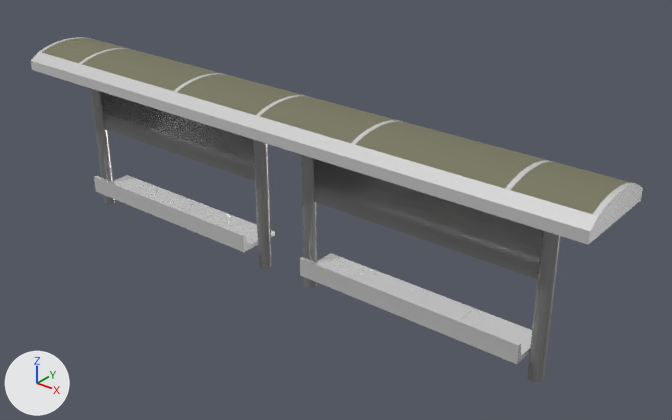
The FBX model Assets/FBX/ParadaBus/ParadaBus.fbx: old version first, new version second.
Both versions are drawn from a 50 mm camera at (11.79, -13.06, 10.07) aimed at (0.92, 0.52, 1.65). Every picture has the same lights, and +X, +Y and +Z are marked at lower left.

Names of what the first picture shows: 'ParadaBus'.
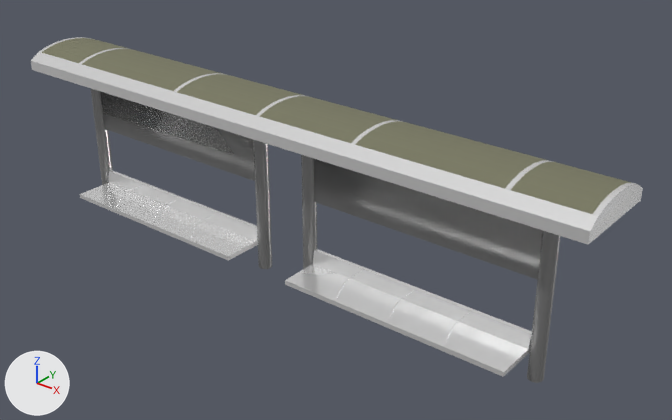
Location of each change, (x1, y1, x2, y2) in pixels of the pictures (672 x 420 px; the box of a moved part takes in the faces that stretch with it):
'ParadaBus', reshaped, turned: (31, 37, 643, 383) in both
part 1 of me_plane, moved or reshaped: before (94, 166, 532, 364); after (80, 166, 532, 377)

The change in detail:
me_plane is used by ob_paradabus; location (0.0, 0.0, 0.0); rotation (0.0, 0.0, -3.142), in degrees (0, 0, -180); scale (2.5, 0.5, 0.5).
me_plane had 2079 vertices, 1706 faces and spanned x -2.8..2.8, y -2.0..2.0, z 0.0..7.99.
me_plane now has 2111 vertices, 1710 faces and spans x -2.8..2.8, y -2.0..2.0, z 0.0..7.99.
me_plane part 1: 4 vertices moved from x -2.32..2.32, y -1.0, z 1.2 to x -2.32..2.32, y -0.03, z 1.8; 1248 vertices removed from x -2.32..2.32, y -1.0..1.0, z 1.0..1.8; 1280 vertices added at x -2.32..2.32, y -1.94..0.06, z 1.0..1.8.
Object 'ParadaBus' (ob_paradabus) turns from (0, 0, -180) to (0, 0, 0) degrees about x, y and z.
